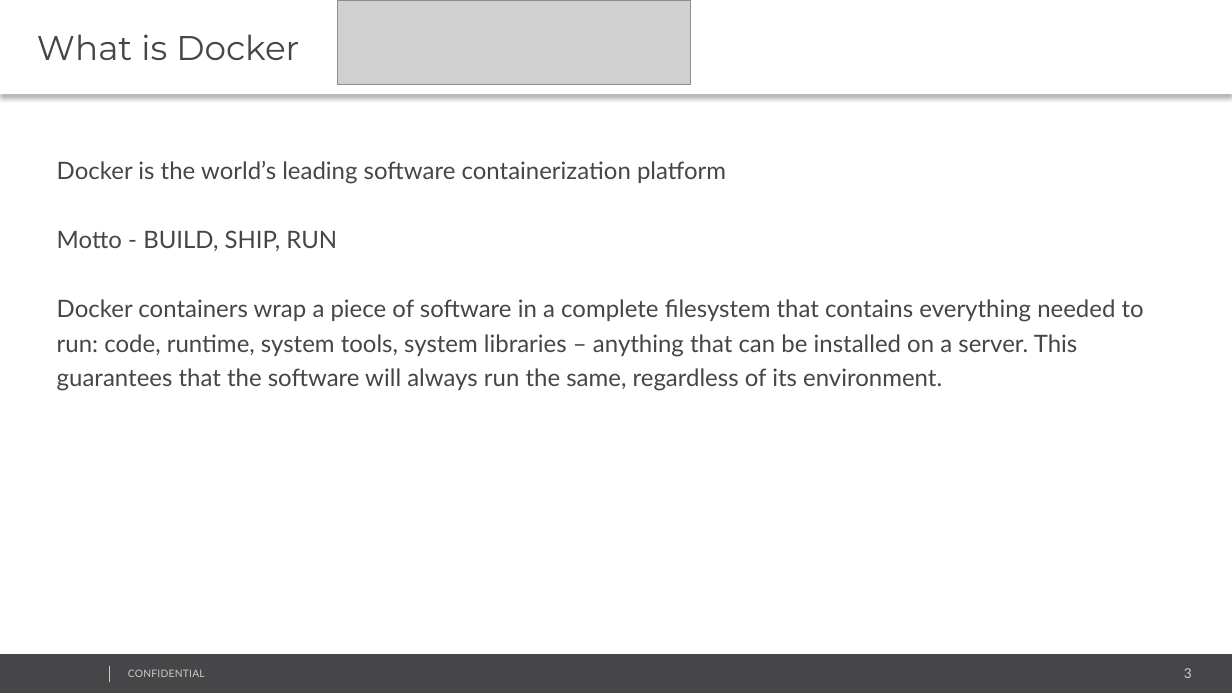
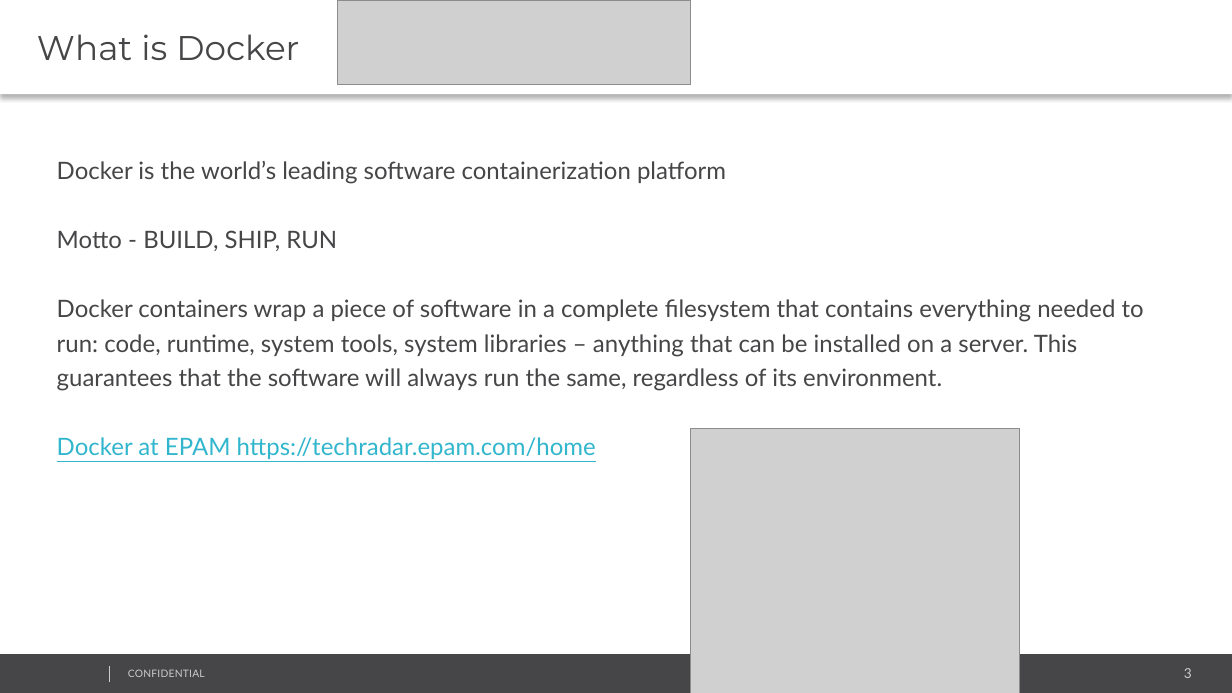
Before and after one commit to AlejandroDelRioAlbrechet/docker-epam, a slide deck: slide 3 of Docker for Frontend Devs.pptx. Drawn at 1232x693 pixels with LibreOffice and Linux fonts; fonts in the diff are those of the drawing; grey boxes stand for pictures; background and template pictures are left out. Boxes give left, top, right and bottom in pixels: in the first picture for what was removed or moved away, otherwise in the second. Text is boxed around its words. In the diff, an @@ line names an element or a change of style, - is before the commit and + after.

```diff
--- a/Docker for Frontend Devs.pptx
+++ b/Docker for Frontend Devs.pptx
@@ text at [57, 437, 596, 459]: paragraph added @@
+Docker at EPAM https://techradar.epam.com/home
@@ picture added at [690, 429, 1019, 693] @@
```
Also in this commit, not shown: 2 other slides changed.
